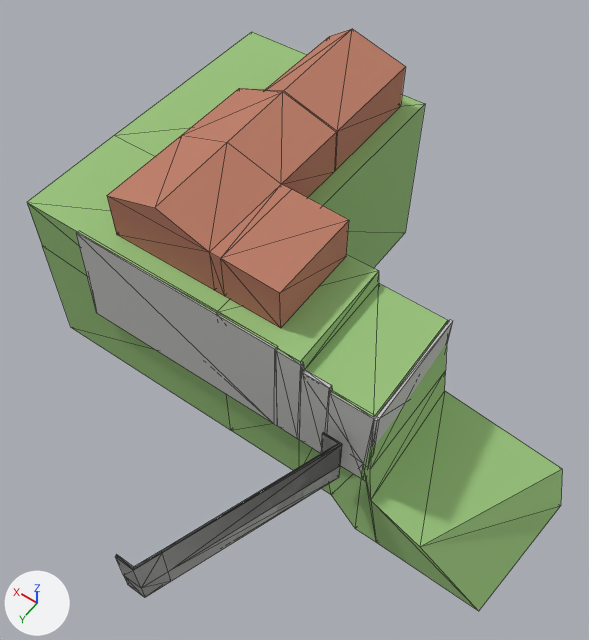
Two versions of the glTF model models/neighbour.glb, one commit apart.
Camera for both pictures: a camera (50 mm lens) standing at (-12.2, 26.1, 59.8) and looking at (11.6, -7.2, 7.4). The lights are fixed; the arrows at lower left show +X, +Y and +Z. The older version comes first. Mesh edges are drawn as thin lines. Where no turn or scale is listed for an object, it has been applied to the vertices. Vertices at exactly the same position are counted once.

The older version as bpy lines, for what is in view:
```python
me_cube_026 = bpy.data.meshes.new('Cube.026')
me_cube_026.from_pydata(...)  # 33 vertices, 62 faces; spans x -4.3..11.8, y -22.8..4.3, z 4.3..10.2
me_cube_026.materials.append(mat_nb_brick_flat)  # orange #bc7c65
me_cube_295 = bpy.data.meshes.new('Cube.295')
me_cube_295.from_pydata(...)  # 33 vertices, 62 faces; spans x -0.1..7.4, y -0.1..15.5, z -1.7..3.4
me_cube_295.materials.append(mat_concrete_simple)  # light grey #c4c4c0
me_plane_052 = bpy.data.meshes.new('Plane.052')
me_plane_052.from_pydata(...)  # 39 vertices, 74 faces; spans x -30.9..16.4, y -18.8..13.0, z -10.0..6.9
me_plane_052.materials.append(mat_grass_simple)  # green #99c47c
ob_house002 = bpy.data.objects.new('House002', me_cube_026)
ob_house002.location = (13.86, -6.93, 8.44)
ob_house_underground = bpy.data.objects.new('House underground', me_plane_052)
ob_house_underground.location = (17.91, -12.53, 5.87)
ob_retaining_wall_003 = bpy.data.objects.new('Retaining wall.003', me_cube_295)
ob_retaining_wall_003.location = (2.03, 0.5, 4.79)
# also in view: 'Cube.166' at (14.3, -6.1, 7.8)
```
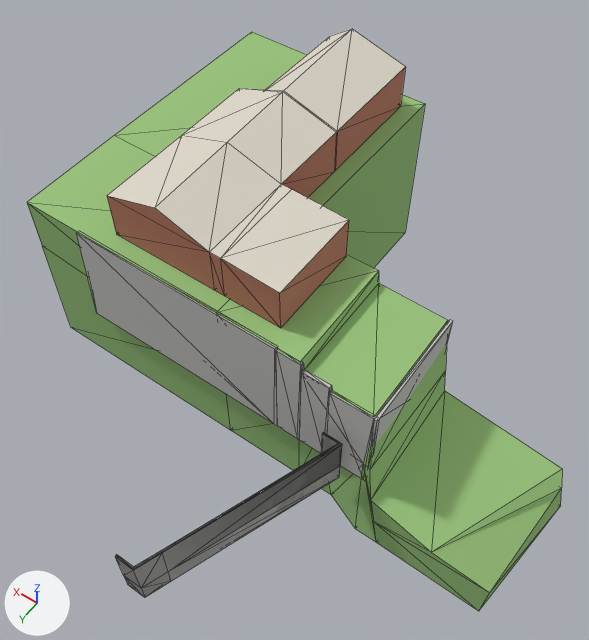
Commit message: Fix neighbour roof material in web viewer

Diff of the bpy script that builds the scene:
```diff
--- a/models/neighbour.glb.py
+++ b/models/neighbour.glb.py
@@ mat_roof_neighbour @@
+mat_roof_neighbour = principled_material('Roof_Neighbour')
+mat_roof_neighbour.base_color = (0.72, 0.67, 0.58)  # pale yellow #ddd6c8
+mat_roof_neighbour.roughness = 0.85
@@ me_plane_052 @@
 # used by ob_house_underground; location = (17.91, -12.53, 5.87)
-me_plane_052.from_pydata(...)  # 39 vertices, 74 faces; spans x -30.9..16.4, y -18.8..13.0, z -10.0..6.9
+me_plane_052.from_pydata(...)  # 43 vertices, 82 faces; spans x -30.9..16.4, y -18.8..13.0, z -10.0..6.9
+# me_plane_052 part 1
+# 1 vertex is removed from x -23.5, y 12.9, z -5.8
+# 10 faces are deleted
+# 5 vertices are added at (-24.4, 12.9, -5.5), (-19.4, 12.8, -6.8), (-19.3, 1.1, -6.6), (-29.4, 13.0, -5.9), (-30.2, 1.1, -7.4)
+# 18 new faces join them
 me_plane_052.materials.append(mat_grass_simple)
@@ me_cube_026 @@
 me_cube_026.from_pydata(...)  # 33 vertices, 62 faces; spans x -4.3..11.8, y -22.8..4.3, z 4.3..10.2
 # used by ob_house002; location = (13.86, -6.93, 8.44)
+# me_cube_026 part 2: 20 faces spanning x -4.3..11.8, y -22.8..4.3, z 8.3..10.2 switch from mat_nb_brick_flat (orange #bc7c65) to mat_roof_neighbour (pale yellow #ddd6c8)
```

Pixel boxes [x1, y1, x2, y2] of what changed, in the pictures (589 x 640 px):
part 1 of me_plane_052, built on: [364, 391, 562, 611] in both
part 2 of me_cube_026, recoloured (orange to pale yellow): [107, 29, 405, 293] in both
